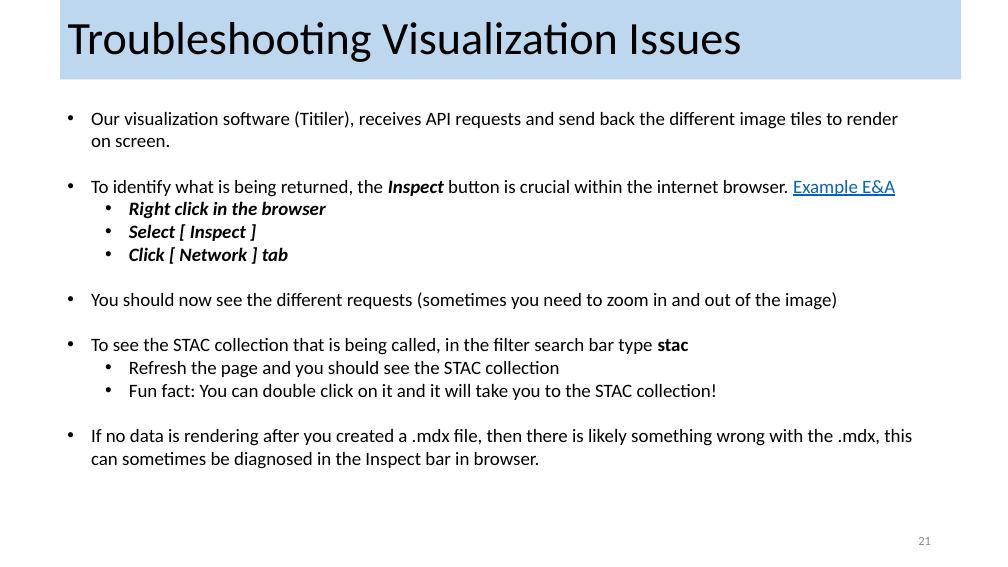
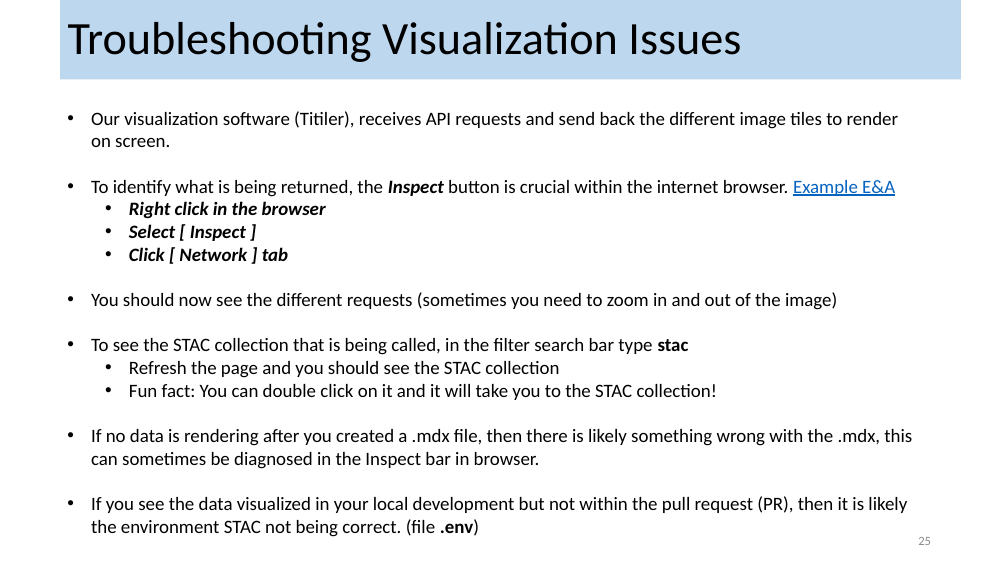
Before and after one commit to kyle-lesinger/VEDA-Training---AWS-Data-Ingestion-Other, a slide deck: slide 25 of Data-ingest/data-ingestion-OVERVIEW.pptx (slide 21 before the commit). Drawn at 1008x567 pixels with LibreOffice and Linux fonts; fonts in the diff are those of the drawing. Boxes give left, top, right and bottom in pixels: in the first picture for what was removed or moved away, otherwise in the second. Text is boxed around its words. In the diff, an @@ line names an element or a change of style, - is before the commit and + after.

```diff
--- a/Data-ingest/data-ingestion-OVERVIEW.pptx
+++ b/Data-ingest/data-ingestion-OVERVIEW.pptx
@@ text at box(91, 496, 907, 537): paragraph added @@
+• If you see the data visualized in your local development but not within the pull request (PR), then it is likely the environment STAC not being correct. (file .env)
@@ page number at box(918, 537, 931, 545): text changed @@
-21
+25
```
Also in this commit, not shown: 1 other slide changed, 4 slides added.
